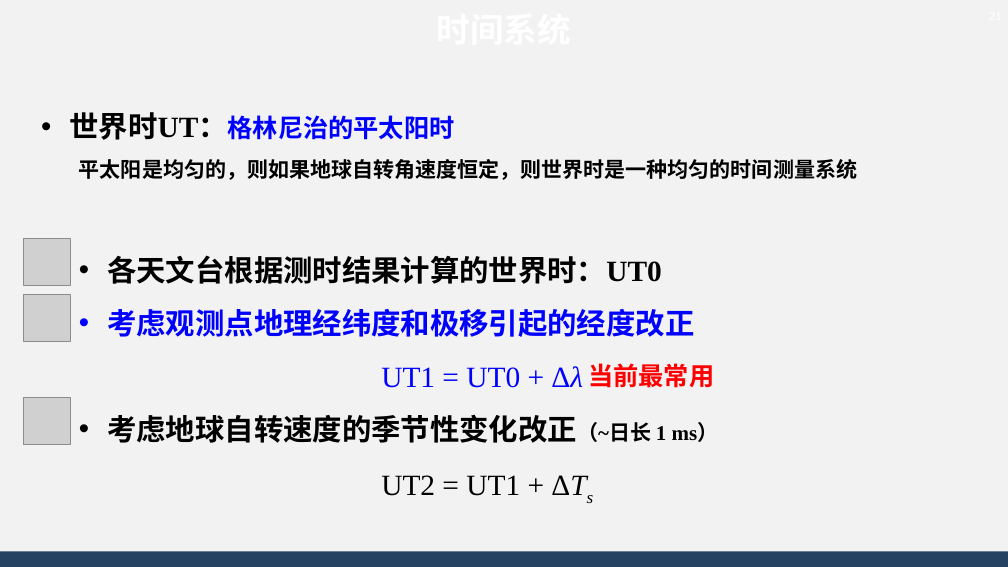
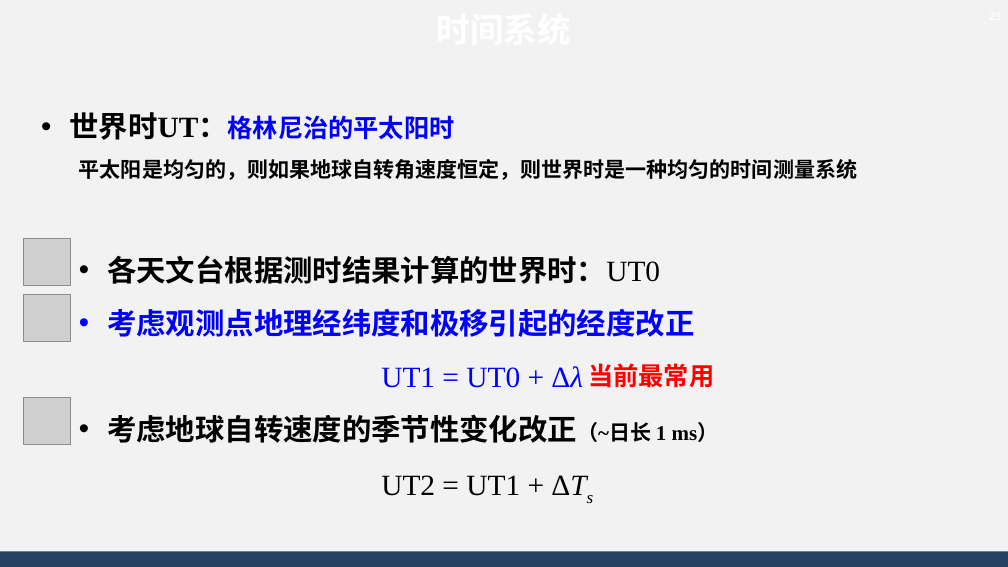
Before and after one commit to AsBackup/DAOSSA, a slide deck: slide 21 of 01 天球概念与时间系统.pptx. Drawn at 1008x567 pixels with LibreOffice and Linux fonts; fonts in the diff are those of the drawing; grey boxes stand for pictures; background and template pictures are left out. Boxes give left, top, right and bottom in pixels: in the first picture for what was removed or moved away, otherwise in the second. Text is boxed around its words. In the diff, an @@ line names an element or a change of style, - is before the commit and + after.

```diff
--- a/01 天球概念与时间系统.pptx
+++ b/01 天球概念与时间系统.pptx
@@ text at [107, 255, 660, 284]: bold off in "各天文台根据测时结果计算的世界时：UT0" @@
```
Also in this commit, not shown: 9 other slides changed, 2 other files.
